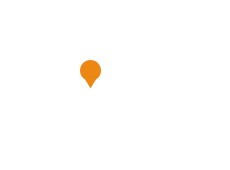
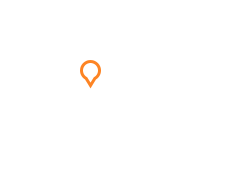
The second 230 x 170 image is a revision of the first. Changes to its layers:
hid "Polygon 1 copy 3" over 80, 60, 101, 88
added layer "Polygon 1 copy 4" above "Polygon 1" over 80, 60, 101, 88
